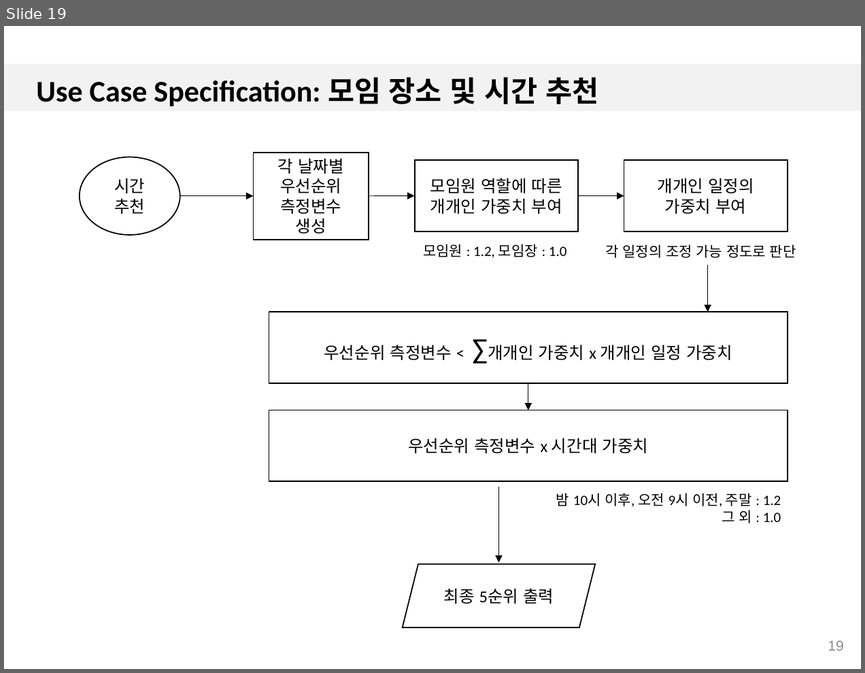
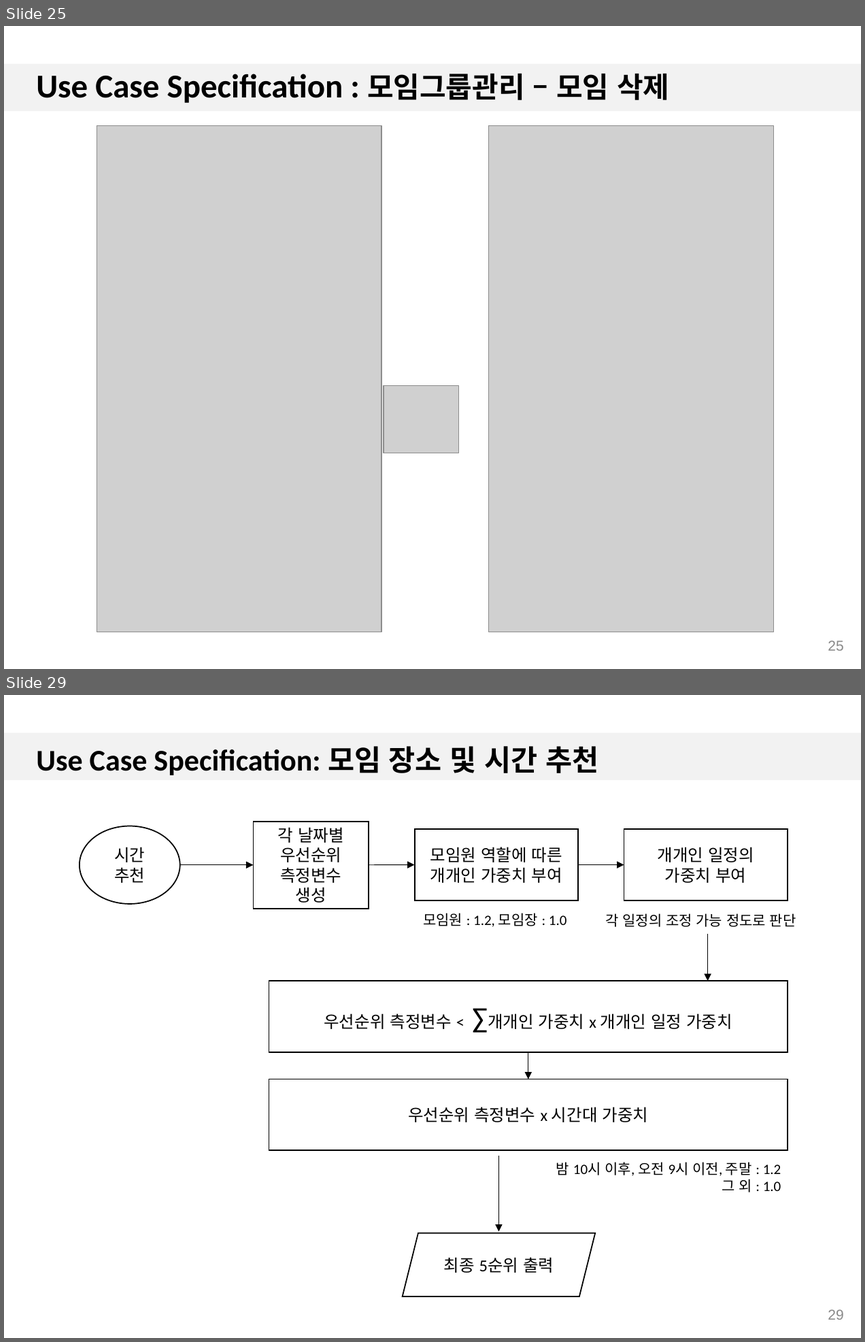
Before and after one commit to 7hong13/FillingGood, a slide deck: SRS/1.3/4팀_일정추천앱_UC_Spec_1.3.pptx. Shown one above the other, each under a label of ours: slide 19 before the commit, slides 25 and 29 after it; the slides between them are not shown. The pictures are 865x673 and 865x1342 pixels, drawn with LibreOffice and Linux fonts; fonts in the diff are those of the drawing; grey boxes stand for pictures; background and template pictures are left out. Boxes give left, top, right and bottom in pixels: in the first picture for what was removed or moved away, otherwise in the second. Text is boxed around its words. In the diff, an @@ line names an element or a change of style, - is before the commit and + after.

```diff
--- a/SRS/1.3/4팀_일정추천앱_UC_Spec_1.3.pptx
+++ b/SRS/1.3/4팀_일정추천앱_UC_Spec_1.3.pptx
@@ slide 25 added at (4, 26, 861, 669), background #FFFFFF; not listed: 1 template element that a slide beside it also shows @@
@@ title added at (36, 73, 669, 103), 28 pt, text #000000, bold @@
+Use Case Specification : 모임그룹관리 – 모임 삭제
@@ picture added at (96, 125, 381, 632) @@
@@ picture added at (489, 125, 773, 632) @@
@@ picture added at (383, 386, 458, 452) @@
@@ page number added at (827, 640, 843, 650), 12 pt, text #898989 @@
+25
@@ what was slide 19 is now slide 29 @@
@@ page number at (827, 1309, 843, 1319): text changed @@
-19
+29
```
Also in this commit, not shown: 26 slides changed, 14 other slides added, 6 other files.
